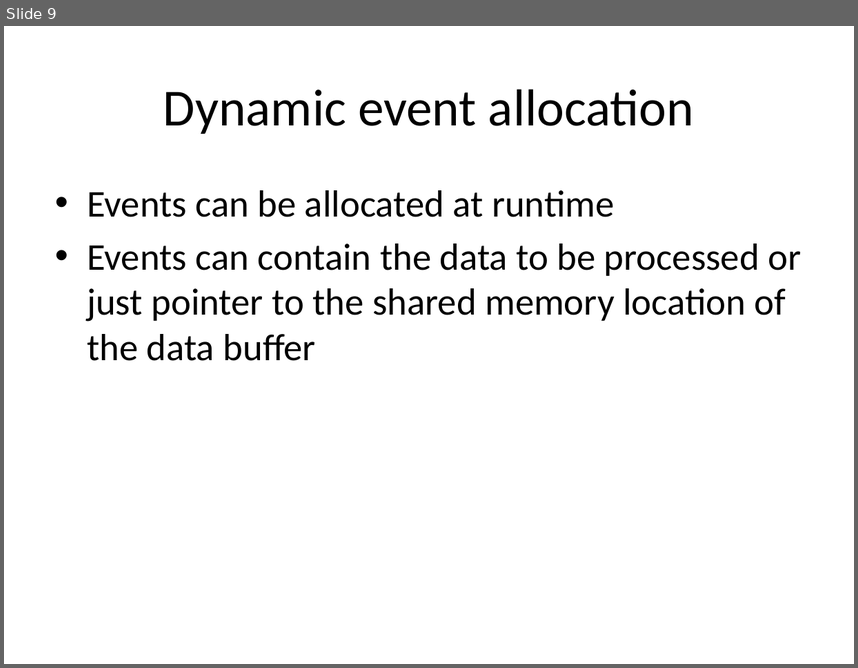
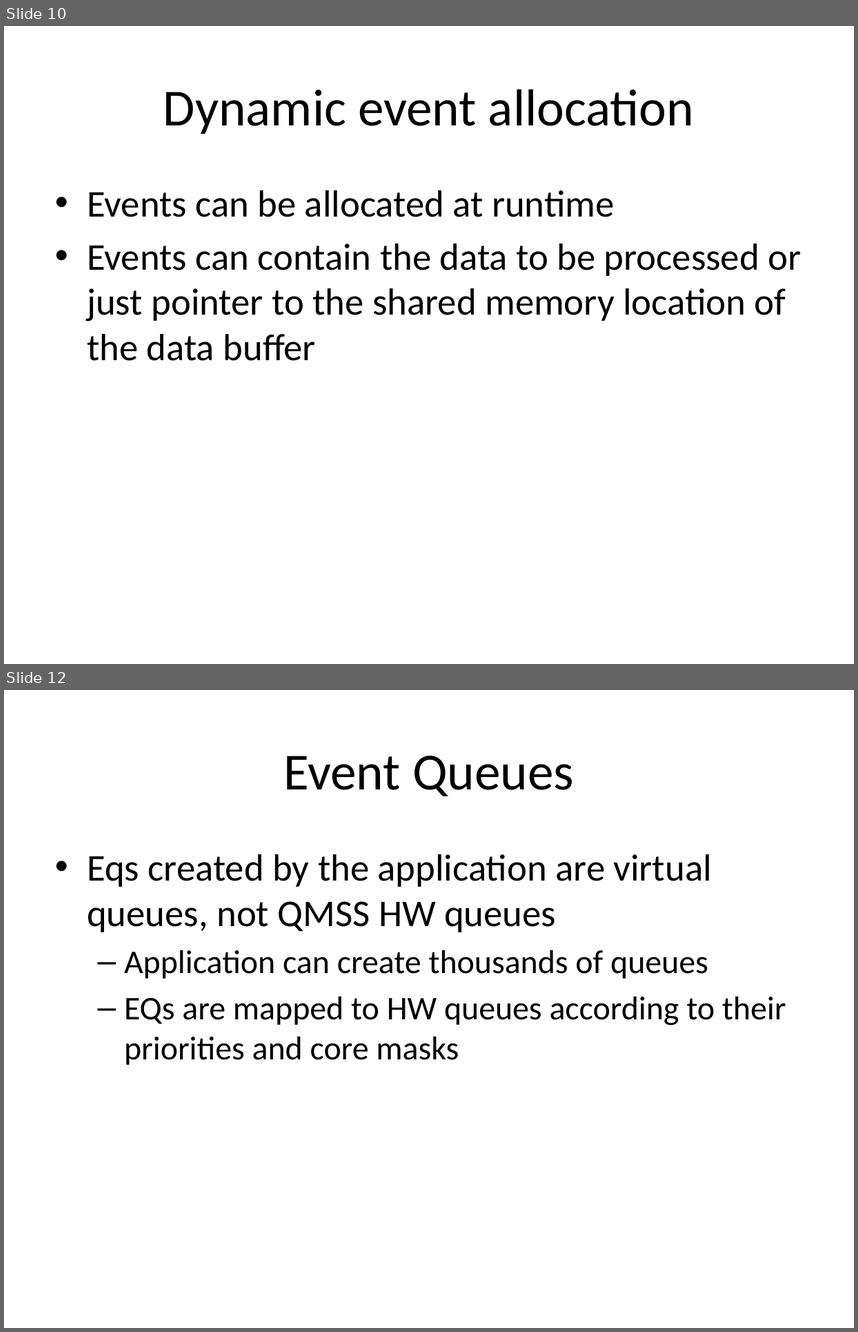
Before and after one commit to vuoristo/masters-thesis, a slide deck: thesis_method.pptx. Shown one above the other, each under a label of ours: slide 9 before the commit, slides 10 and 12 after it; the slides between them are not shown. The pictures are 858x668 and 858x1332 pixels, drawn with LibreOffice and Linux fonts; fonts in the diff are those of the drawing. Boxes give left, top, right and bottom in pixels: in the first picture for what was removed or moved away, otherwise in the second. Text is boxed around its words. In the diff, an @@ line names an element or a change of style, - is before the commit and + after.

Commit message:
queue groups, improved description of memory sections

```diff
--- a/thesis_method.pptx
+++ b/thesis_method.pptx
@@ slide 12 added at [4, 690, 854, 1328], background #FFFFFF @@
@@ title added at [283, 756, 574, 796], 44 pt, text #000000 @@
+Event Queues
@@ text added at [87, 854, 786, 1065], 28 pt, text #000000 @@
+• Eqs created by the application are virtual queues, not QMSS HW queues
+  – Application can create thousands of queues
+  – EQs are mapped to HW queues according to their priorities and core masks
@@ what was slide 9 is now slide 10 @@
```
Also in this commit, not shown: 1 slide changed, 3 other slides added.
